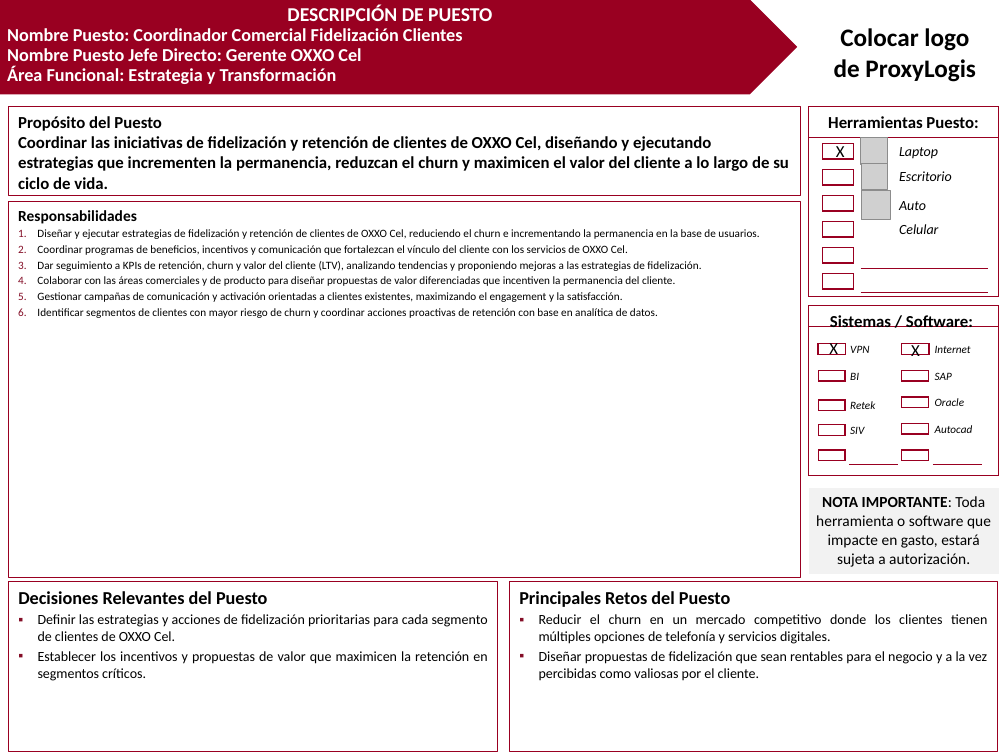
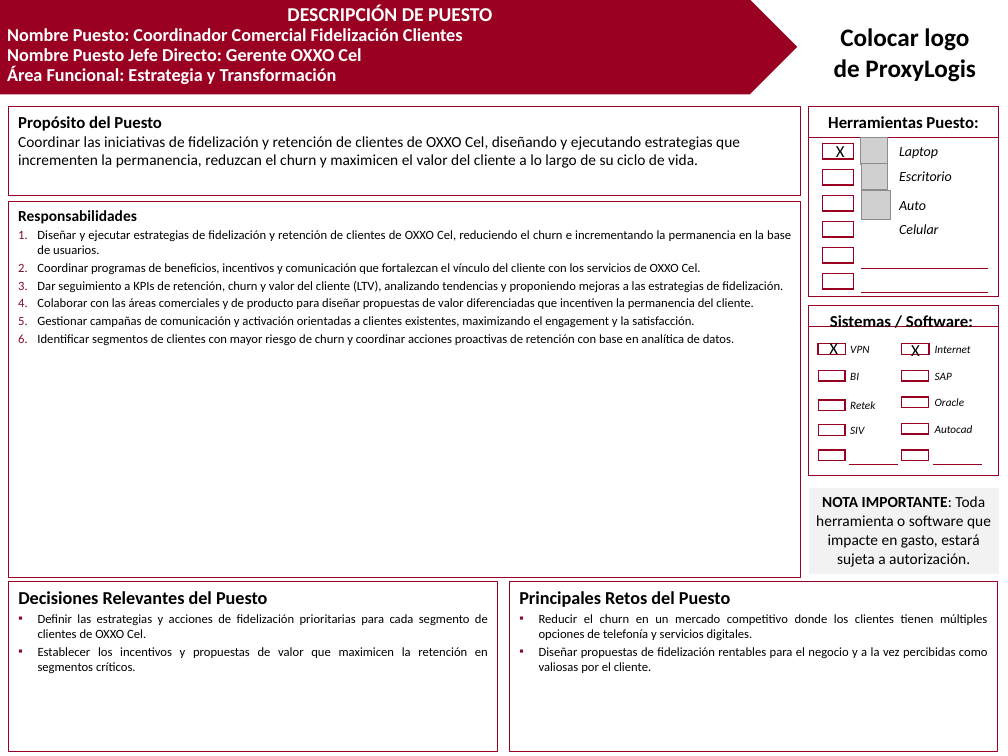
Before and after one commit to Rojast-AI/oxxo, a slide deck: slide 1 of Estrategia y Transformacion/Descripciones de Puestos/Gerente OXXO Cel/ET - L3 Coordinador Comercial Fidelizacion Clientes.pptx. Drawn at 1008x756 pixels with LibreOffice and Linux fonts; fonts in the diff are those of the drawing; grey boxes stand for pictures; background and template pictures are left out. Boxes give left, top, right and bottom in pixels: in the first picture for what was removed or moved away, otherwise in the second. Text is boxed around its words. In the diff, an @@ line names an element or a change of style, - is before the commit and + after.

```diff
--- a/Estrategia y Transformacion/Descripciones de Puestos/Gerente OXXO Cel/ET - L3 Coordinador Comercial Fidelizacion Clientes.pptx
+++ b/Estrategia y Transformacion/Descripciones de Puestos/Gerente OXXO Cel/ET - L3 Coordinador Comercial Fidelizacion Clientes.pptx
@@ text in rectangle at [18, 136, 740, 168]: size 12 to 11 pt, bold off @@
@@ text in rectangle at [37, 230, 791, 345]: size 8 to 9 pt @@
@@ text in rectangle at [38, 614, 488, 673]: size 10 to 9 pt in "Definir las estrategias y acciones de fidelización ...", "Establecer los incentivos y propuestas de valor ..." @@
@@ text in rectangle at [539, 614, 987, 640]: size 10 to 9 pt in "Reducir el churn en un mercado competitivo ..." @@
@@ text in rectangle at [539, 647, 988, 673]: text changed; size 10 to 9 pt @@
-▪ Diseñar propuestas de fidelización que sean rentables para el negocio y a la vez percibidas como valiosas por el cliente.
+▪ Diseñar propuestas de fidelización rentables para el negocio y a la vez percibidas como valiosas por el cliente.
```
Also in this commit, not shown: 1 other slide changed, 16 other files.
